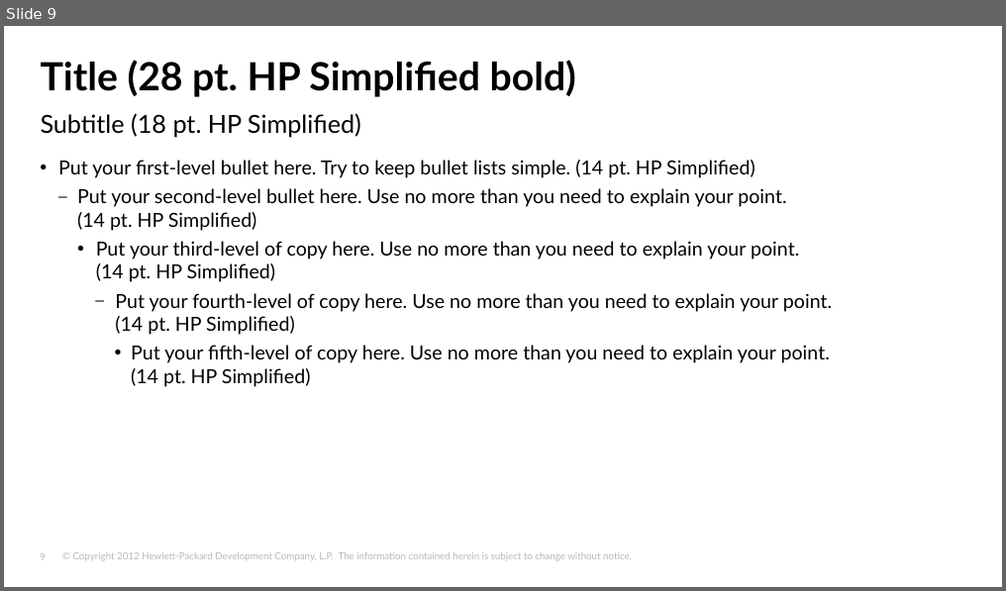
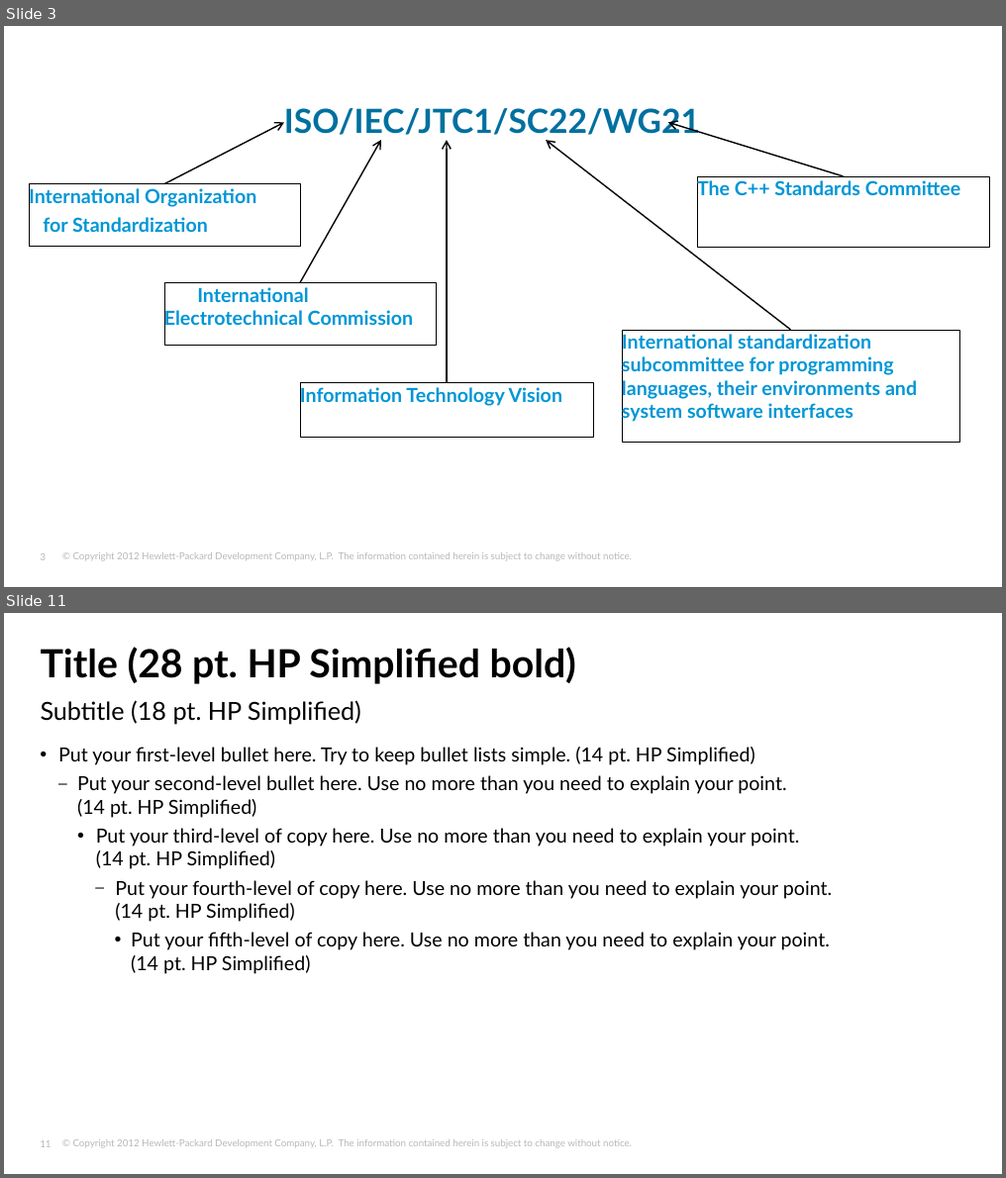
Before and after one commit to tjliupeng/CPP11, a slide deck: C++11.pptx. Shown one above the other, each under a label of ours: slide 9 before the commit, slides 3 and 11 after it; the slides between them are not shown. The pictures are 1006x591 and 1006x1178 pixels, drawn with LibreOffice and Linux fonts; fonts in the diff are those of the drawing; background and template pictures are left out. Boxes give left, top, right and bottom in pixels: in the first picture for what was removed or moved away, otherwise in the second. Text is boxed around its words. In the diff, an @@ line names an element or a change of style, - is before the commit and + after.

```diff
--- a/C++11.pptx
+++ b/C++11.pptx
@@ slide 3 added at (4, 26, 1002, 587), background #FFFFFF; not listed: 2 template elements that a slide beside it also shows @@
@@ subtitle added at (284, 108, 700, 135), 24 pt, text #0070A0, bold @@
+ISO/IEC/JTC1/SC22/WG21
@@ arrow added from (164, 183) to (284, 123), #000000 1 pt @@
@@ arrow added from (300, 283) to (381, 140), #000000 1 pt @@
@@ arrow added from (447, 383) to (447, 140), #000000 1 pt @@
@@ arrow added from (790, 329) to (546, 140), #000000 1 pt @@
@@ arrow added from (844, 176) to (667, 123), #000000 1 pt @@
@@ text added at (29, 183, 300, 246), outline #000000 0.25 pt, 14 pt, text #0096D6, bold @@
+International Organization
+for Standardization
@@ rectangle added at (697, 176, 989, 247), outline #000000 0.25 pt, 14 pt, text #0096D6, bold @@
+The C++ Standards Committee
@@ rectangle added at (164, 283, 436, 346), outline #000000 0.25 pt, 14 pt, text #0096D6, bold @@
+International Electrotechnical Commission
@@ rectangle added at (622, 329, 959, 442), outline #000000 0.25 pt, 14 pt, text #0096D6, bold @@
+International standardization subcommittee for programming languages, their environments and system software interfaces
@@ rectangle added at (300, 383, 594, 438), outline #000000 0.25 pt, 14 pt, text #0096D6, bold @@
+Information Technology Vision
@@ what was slide 9 is now slide 11 @@
@@ page number at (40, 1141, 51, 1148): text changed @@
-9
+11
```
Also in this commit, not shown: 9 other slides added, 8 slides removed.
